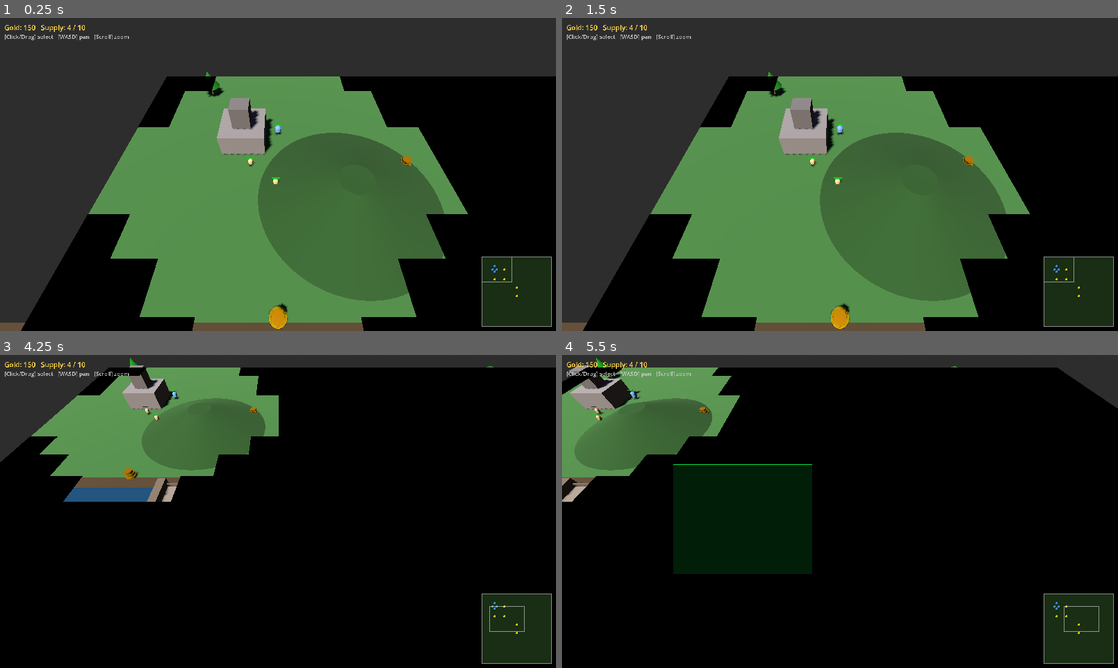
Above: before the commit, frames 1-4 (two rows, left to right).
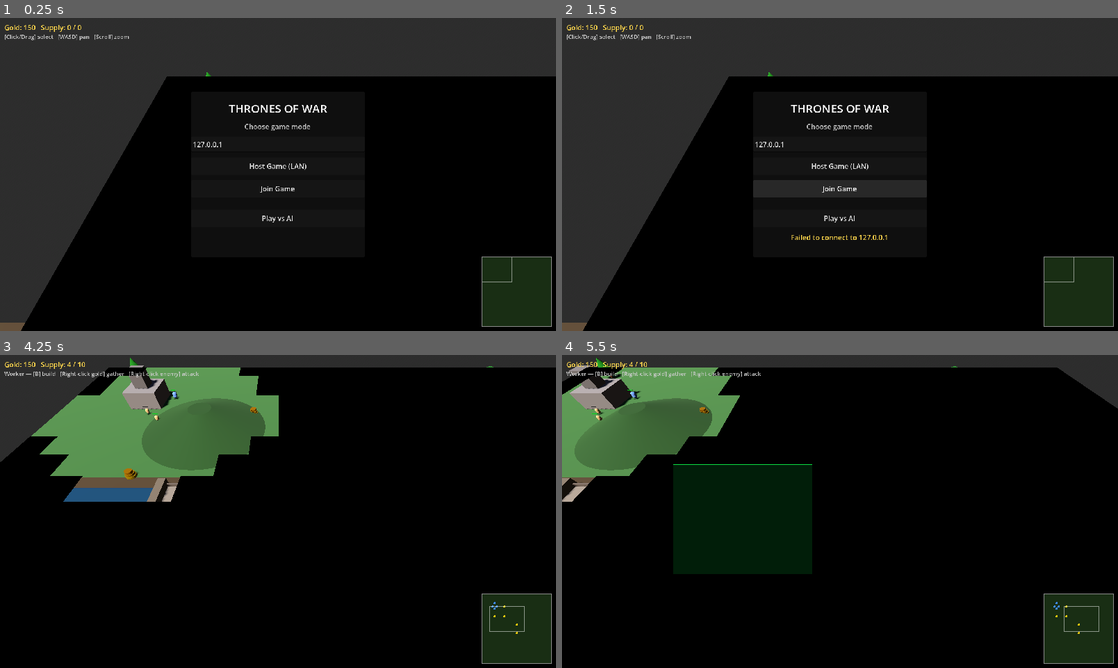
Above: after the commit, the same moments.

Repository: mrlmarketingllc-ops/thrones-of-war-godot
Game: Godot game, scene res://scenes/game.tscn
Same seed, same stepped clock (60 frames per second), same inputs: the game is played once before the commit and once after it.
Inputs (mouse positions are in pixels of both pictures, inside the frame that each line leads up to):
- Up to frame 1 (0.25 s): no input
- Up to frame 2 (1.5 s): click (840, 165) at 0.5 s, where only the run after the commit has a clickable "Host Game (LAN)"; click (840, 190) at 1.25 s, where only the run after the commit has a clickable "Join Game"
- Up to frame 3 (4.25 s): click (278, 555) at 2 s, where only the run after the commit has a clickable "Play vs AI"; tap Enter at 2.75 s; move the mouse to (400, 495) at 2.77 s; hold Right 2.78-3.5 s; hold S (cam_down) 2.78-3.5 s; click (400, 495) at 2.92 s; drag from (166, 527) to (250, 574) at 3.52 s
- Up to frame 4 (5.5 s): move the mouse to (895, 442) at 4.27 s; hold Right 4.28-5 s; hold D (cam_right) 4.28-5 s; drag from (812, 574) to (673, 464) at 5.02 s

The runs differ from the first frame. In frame 1, 40% of the frame differs, in the area x 2-94%, y 2-100%; in frame 2, 40%; in frame 3, 0.3%; in frame 4, 0.3%.

Commit message:
Add LAN PvP multiplayer with lobby screen
- Lobby panel (Host / Join / Play vs AI) shown on launch
- ENetMultiplayerPeer on port 7777; host is player1 (North), client is player2 (Wildlings)
- Both machines spawn identical deterministic starting state via _pvp_spawn_all; net_id on every unit/building for cross-machine lookup
- Movement, attack and gather commands relayed as RPCs so both machines execute them simultaneously
- Trained units spawned via _rpc_net_spawn so both machines get them
- All hardcoded "player1" strings replaced with local_owner throughout selection, fog and supply tracking
- AI waves disabled in PvP mode; camera placed at ENEMY_START for player2

Co-Authored-By: Claude Sonnet 4.6 <noreply@anthropic.com>

Diff:
--- a/scripts/building.gd
+++ b/scripts/building.gd
@@ -6,6 +6,7 @@
 
 var supply_provided : int    = 0
 var owner_id        : String = ""
+var net_id          : int    = 0
 
 var production_queue : Array[String] = []
 var production_timer : float         = 0.0
--- a/scripts/game.gd
+++ b/scripts/game.gd
@@ -43,9 +43,9 @@
 		# Units (hide enemy dots when they're in fog)
 		for u_node in game_ref.all_units:
 			var u := u_node as Unit
-			if not u.visible and u.owner_id != "player1":
+			if not u.visible and u.owner_id != game_ref.local_owner:
 				continue
-			var col : Color = Color(0.25, 0.55, 1.0) if u.owner_id == "player1" else Color(1.0, 0.22, 0.22)
+			var col : Color = Color(0.25, 0.55, 1.0) if u.owner_id == game_ref.local_owner else Color(1.0, 0.22, 0.22)
 			draw_circle(_w2m(u.global_position), 2.5, col)
 
 		# Camera view indicator
@@ -137,6 +137,19 @@
 var _wave_timer  : float  = 90.0   # seconds until next enemy wave
 var _spawn_timer : float  = 45.0   # seconds until next enemy reinforcement
 
+# PvP networking
+var is_pvp         : bool                = false
+var local_owner    : String              = "player1"
+var _enet          : ENetMultiplayerPeer = null
+var _net_seq       : int                 = 0
+var _p1_seq        : int                 = 100
+var _p2_seq        : int                 = 10000
+var _net_units     : Dictionary          = {}
+var _net_buildings : Dictionary          = {}
+var _lobby_layer   : CanvasLayer         = null
+var _lobby_status  : Label               = null
+var _lobby_ip      : LineEdit            = null
+
 # ════════════════════════════════════════════════════════════════════════════
 # Lifecycle
 # ════════════════════════════════════════════════════════════════════════════
@@ -145,10 +158,7 @@
 	_build_scene()
 	_setup_fog()
 	_setup_ui()
-	_spawn_starting_buildings()
-	_spawn_resource_nodes()
-	_spawn_starting_units()
-	_spawn_enemy_units()
+	_show_lobby()
 
 # ════════════════════════════════════════════════════════════════════════════
 # Scene construction
@@ -740,11 +750,249 @@
 func _on_unit_died(unit: Unit) -> void:
 	all_units.erase(unit)
 	selected.erase(unit)
-	if unit.owner_id == "player1":
+	if unit.owner_id == local_owner:
 		player_supply -= unit.supply_cost
+	if is_pvp:
+		_net_units.erase(unit.net_id)
 
 func _on_production_complete(unit_id: String, spawn_pos: Vector3) -> void:
-	_spawn_unit(spawn_pos, unit_id)
+	if is_pvp:
+		var nid : int = _next_net_id()
+		_rpc_net_spawn.rpc(local_owner, unit_id, spawn_pos.x, spawn_pos.z, nid)
+	else:
+		_spawn_unit(spawn_pos, unit_id)
+
+# ════════════════════════════════════════════════════════════════════════════
+# Lobby
+# ════════════════════════════════════════════════════════════════════════════
+func _show_lobby() -> void:
+	_lobby_layer        = CanvasLayer.new()
+	_lobby_layer.layer  = 10
+	add_child(_lobby_layer)
+
+	var panel := Panel.new()
+	panel.anchor_left   = 0.5
+	panel.anchor_top    = 0.5
+	panel.anchor_right  = 0.5
+	panel.anchor_bottom = 0.5
+	panel.offset_left   = -200.0
+	panel.offset_top    = -190.0
+	panel.offset_right  = 200.0
+	panel.offset_bottom = 190.0
+	_lobby_layer.add_child(panel)
+
+	var vbox := VBoxContainer.new()
+	vbox.set_anchors_preset(Control.PRESET_FULL_RECT)
+	vbox.add_theme_constant_override("separation", 12)
+	panel.add_child(vbox)
+
+	var pad := Control.new()
+	pad.custom_minimum_size = Vector2(0.0, 8.0)
+	vbox.add_child(pad)
+
+	var title := Label.new()
+	title.text = "THRONES OF WAR"
+	title.add_theme_font_size_override("font_size", 26)
+	title.horizontal_alignment = HORIZONTAL_ALIGNMENT_CENTER
+	vbox.add_child(title)
+
+	var sub := Label.new()
+	sub.text = "Choose game mode"
+	sub.horizontal_alignment = HORIZONTAL_ALIGNMENT_CENTER
+	sub.add_theme_color_override("font_color", Color(0.75, 0.75, 0.75))
+	vbox.add_child(sub)
+
+	_lobby_ip                     = LineEdit.new()
+	_lobby_ip.placeholder_text    = "Host IP for Join  (e.g. 192.168.1.5)"
+	_lobby_ip.text                = "127.0.0.1"
+	_lobby_ip.custom_minimum_size = Vector2(0.0, 36.0)
+	vbox.add_child(_lobby_ip)
+
+	var btn_host := Button.new()
+	btn_host.text                = "Host Game (LAN)"
+	btn_host.custom_minimum_size = Vector2(0.0, 40.0)
+	btn_host.pressed.connect(_host_game)
+	vbox.add_child(btn_host)
+
+	var btn_join := Button.new()
+	btn_join.text                = "Join Game"
+	btn_join.custom_minimum_size = Vector2(0.0, 40.0)
+	btn_join.pressed.connect(_join_game)
+	vbox.add_child(btn_join)
+
+	vbox.add_child(HSeparator.new())
+
+	var btn_solo := Button.new()
+	btn_solo.text                = "Play vs AI"
+	btn_solo.custom_minimum_size = Vector2(0.0, 40.0)
+	btn_solo.pressed.connect(_begin_solo)
+	vbox.add_child(btn_solo)
+
+	_lobby_status                      = Label.new()
+	_lobby_status.horizontal_alignment = HORIZONTAL_ALIGNMENT_CENTER
+	_lobby_status.add_theme_color_override("font_color", Color(1.0, 0.85, 0.3))
+	vbox.add_child(_lobby_status)
+
+func _host_game() -> void:
+	_enet = ENetMultiplayerPeer.new()
+	var err : int = _enet.create_server(7777, 2)
+	if err != OK:
+		_lobby_status.text = "Failed to open port 7777"
+		return
+	multiplayer.multiplayer_peer = _enet
+	multiplayer.peer_connected.connect(_on_peer_connected)
+	_lobby_status.text = "Waiting for opponent on port 7777..."
+
+func _join_game() -> void:
+	var ip : String = _lobby_ip.text.strip_edges()
+	_enet = ENetMultiplayerPeer.new()
+	var err : int = _enet.create_client(ip, 7777)
+	if err != OK:
+		_lobby_status.text = "Failed to connect to " + ip
+		return
+	multiplayer.multiplayer_peer = _enet
+	multiplayer.connected_to_server.connect(_on_joined_server)
+	multiplayer.connection_failed.connect(_on_connection_failed)
+	local_owner    = "player2"
+	player_faction = "wildlings"
+	_lobby_status.text = "Connecting to " + ip + "..."
+
+func _on_peer_connected(_id: int) -> void:
+	_lobby_status.text = "Opponent connected!  Starting..."
+	await get_tree().process_frame
+	_rpc_begin_pvp.rpc()
+
+func _on_joined_server() -> void:
+	_lobby_status.text = "Connected — waiting for host..."
+
+func _on_connection_failed() -> void:
+	_lobby_status.text = "Connection failed."
+
+func _begin_solo() -> void:
+	_close_lobby()
+	_spawn_starting_buildings()
+	_spawn_resource_nodes()
+	_spawn_starting_units()
+	_spawn_enemy_units()
+
+func _close_lobby() -> void:
+	if _lobby_layer != null:
+		_lobby_layer.queue_free()
+		_lobby_layer = null
+
+# ════════════════════════════════════════════════════════════════════════════
+# PvP game start
+# ════════════════════════════════════════════════════════════════════════════
+@rpc("authority", "call_local", "reliable")
+func _rpc_begin_pvp() -> void:
+	is_pvp = true
+	if multiplayer.get_unique_id() != 1:
+		local_owner    = "player2"
+		player_faction = "wildlings"
+		camera_rig.position = ENEMY_START
+	_close_lobby()
+	_pvp_spawn_all()
+
+func _pvp_spawn_all() -> void:
+	_spawn_resource_nodes()
+	_pvp_spawn_building(PLAYER_START + Vector3(-4.0, 0.0, -4.0), "great_hall",     "player1")
+	_pvp_spawn_unit(PLAYER_START + Vector3( 3.0, 0.0,  0.0), "smallfolk",          "player1")
+	_pvp_spawn_unit(PLAYER_START + Vector3(-3.0, 0.0,  0.0), "smallfolk",          "player1")
+	_pvp_spawn_unit(PLAYER_START + Vector3( 0.0, 0.0,  3.0), "smallfolk",          "player1")
+	_pvp_spawn_unit(PLAYER_START + Vector3( 0.0, 0.0, -5.0), "levy_spearman",      "player1")
+	_pvp_spawn_building(ENEMY_START + Vector3(-4.0, 0.0, -4.0), "great_tent",      "player2")
+	_pvp_spawn_unit(ENEMY_START + Vector3( 3.0, 0.0,  0.0), "forager",             "player2")
+	_pvp_spawn_unit(ENEMY_START + Vector3(-3.0, 0.0,  0.0), "forager",             "player2")
+	_pvp_spawn_unit(ENEMY_START + Vector3( 0.0, 0.0,  3.0), "forager",             "player2")
+	_pvp_spawn_unit(ENEMY_START + Vector3( 0.0, 0.0, -5.0), "raider",              "player2")
+
+func _pvp_spawn_building(pos: Vector3, bldg_id: String, owner: String) -> void:
+	_net_seq += 1
+	var b = BuildingScene.instantiate()
+	b.building_id = bldg_id
+	b.owner_id    = owner
+	b.net_id      = _net_seq
+	b.position    = pos
+	if owner == local_owner:
+		b.production_complete.connect(_on_production_complete)
+	add_child(b)
+	all_buildings.append(b)
+	_net_buildings[_net_seq] = b
+	if owner == local_owner:
+		main_building      = b
+		player_max_supply += (b as Building).supply_provided
+
+func _pvp_spawn_unit(pos: Vector3, uid: String, owner: String) -> void:
+	_net_seq += 1
+	var u = UnitScene.instantiate()
+	u.unit_id  = uid
+	u.owner_id = owner
+	u.net_id   = _net_seq
+	u.position = pos
+	if owner == local_owner:
+		u.deposited_gold.connect(_on_gold_deposited)
+	u.died.connect(_on_unit_died.bind(u))
+	add_child(u)
+	all_units.append(u)
+	_net_units[_net_seq] = u
+	if owner == local_owner:
+		player_supply += u.supply_cost
+
+func _next_net_id() -> int:
+	if local_owner == "player1":
+		_p1_seq += 1
+		return _p1_seq
+	else:
+		_p2_seq += 1
+		return _p2_seq
+
+# ════════════════════════════════════════════════════════════════════════════
+# RPC commands
+# ════════════════════════════════════════════════════════════════════════════
+@rpc("any_peer", "call_local", "reliable")
+func _rpc_cmd_move(nid: int, tx: float, tz: float) -> void:
+	var u : Unit = _net_units.get(nid) as Unit
+	if u == null or not is_instance_valid(u):
+		return
+	u.move_to(Vector3(tx, 0.0, tz))
+
+@rpc("any_peer", "call_local", "reliable")
+func _rpc_cmd_attack(attacker_nid: int, target_nid: int) -> void:
+	var attacker : Unit = _net_units.get(attacker_nid) as Unit
+	var target   : Unit = _net_units.get(target_nid)   as Unit
+	if attacker == null or not is_instance_valid(attacker):
+		return
+	if target == null or not is_instance_valid(target):
+		return
+	attacker.attack(target)
+
+@rpc("any_peer", "call_local", "reliable")
+func _rpc_cmd_gather(worker_nid: int, rn_idx: int, deposit_nid: int) -> void:
+	var worker  : Unit     = _net_units.get(worker_nid)      as Unit
+	var deposit : Building = _net_buildings.get(deposit_nid) as Building
+	if worker == null or not is_instance_valid(worker):
+		return
+	if deposit == null or not is_instance_valid(deposit):
+		return
+	if rn_idx < 0 or rn_idx >= resource_nodes.size():
+		return
+	worker.gather_from(resource_nodes[rn_idx] as ResourceNode, deposit)
+
+@rpc("any_peer", "call_local", "reliable")
+func _rpc_net_spawn(owner: String, uid: String, px: float, pz: float, nid: int) -> void:
+	var u = UnitScene.instantiate()
+	u.unit_id  = uid
+	u.owner_id = owner
+	u.net_id   = nid
+	u.position = Vector3(px, 0.0, pz)
+	if owner == local_owner:
+		u.deposited_gold.connect(_on_gold_deposited)
+	u.died.connect(_on_unit_died.bind(u))
+	add_child(u)
+	all_units.append(u)
+	_net_units[nid] = u
+	if owner == local_owner:
+		player_supply += u.supply_cost
 
 # ════════════════════════════════════════════════════════════════════════════
 # Fog of war
@@ -786,7 +1034,7 @@
 	var unit_xz : Array[Vector2] = []
 	for u_node in all_units:
 		var u := u_node as Unit
-		if u.owner_id == "player1":
+		if u.owner_id == local_owner:
 			unit_xz.append(Vector2(u.global_position.x, u.global_position.z))
 
 	var vis_r_sq  : float = VISION_R * VISION_R
@@ -830,7 +1078,7 @@
 	# Hide enemy units that are outside any player unit's vision
 	for u_node in all_units:
 		var u := u_node as Unit
-		if u.owner_id == "player1":
+		if u.owner_id == local_owner:
 			continue
 		u.visible = _is_world_pos_visible(u.global_position)
 
@@ -869,18 +1117,19 @@
 	if _fog_tick >= 8:
 		_fog_tick = 0
 		_update_fog()
-	_ai_tick += 1
-	if _ai_tick >= 30:
-		_ai_tick = 0
-		_update_enemy_ai()
-	_wave_timer -= delta
-	if _wave_timer <= 0.0:
-		_wave_timer = 90.0
-		_launch_enemy_wave()
-	_spawn_timer -= delta
-	if _spawn_timer <= 0.0:
-		_spawn_timer = 45.0
-		_try_spawn_enemy()
+	if not is_pvp:
+		_ai_tick += 1
+		if _ai_tick >= 30:
+			_ai_tick = 0
+			_update_enemy_ai()
+		_wave_timer -= delta
+		if _wave_timer <= 0.0:
+			_wave_timer = 90.0
+			_launch_enemy_wave()
+		_spawn_timer -= delta
+		if _spawn_timer <= 0.0:
+			_spawn_timer = 45.0
+			_try_spawn_enemy()
 	_update_hud()
 
 func _pan_camera(delta: float) -> void:
@@ -989,12 +1238,12 @@
 func _pick_at(screen_pos: Vector2) -> void:
 	_deselect_all()
 	var hit = _raycast_layer(screen_pos, 2)
-	if hit is Unit and (hit as Unit).owner_id == "player1":
+	if hit is Unit and (hit as Unit).owner_id == local_owner:
 		(hit as Unit).select(true)
 		selected.append(hit)
 		return
 	hit = _raycast_layer(screen_pos, 3)
-	if hit is Building:
+	if hit is Building and (hit as Building).owner_id == local_owner:
 		selected.append(hit)
 
 func _finish_box_select(end_pos: Vector2) -> void:
@@ -1005,7 +1254,7 @@
 	)
 	for u in all_units:
 		var unit := u as Unit
-		if unit.owner_id != "player1":
+		if unit.owner_id != local_owner:
 			continue
 		var screen := camera.unproject_position(unit.global_position + Vector3(0.0, 0.65, 0.0))
 		if rect.has_point(screen):
@@ -1033,22 +1282,29 @@
 
 	# Priority 1 — right-click on enemy unit → attack
 	var hit_unit = _raycast_layer(screen_pos, 2)
-	if hit_unit is Unit and (hit_unit as Unit).owner_id != "player1":
+	if hit_unit is Unit and (hit_unit as Unit).owner_id != local_owner:
 		var sel_units := _get_selected_units()
 		if not sel_units.is_empty():
 			for u in sel_units:
-				(u as Unit).attack(hit_unit as Unit)
+				if is_pvp:
+					_rpc_cmd_attack.rpc((u as Unit).net_id, (hit_unit as Unit).net_id)
+				else:
+					(u as Unit).attack(hit_unit as Unit)
 			return
 
 	# Priority 2 — right-click on resource node with workers selected → gather
 	var rn = _raycast_layer(screen_pos, 4)
-	if rn is ResourceNode and not rn.is_depleted():
+	if rn is ResourceNode and not (rn as ResourceNode).is_depleted():
 		var workers := _get_selected_units().filter(
 			func(e): return (e as Unit).unit_type == Unit.UnitType.WORKER
 		)
 		if not workers.is_empty() and main_building != null:
 			for w in workers:
-				(w as Unit).gather_from(rn as ResourceNode, main_building)
+				if is_pvp:
+					var rn_idx : int = resource_nodes.find(rn)
+					_rpc_cmd_gather.rpc((w as Unit).net_id, rn_idx, main_building.net_id)
+				else:
+					(w as Unit).gather_from(rn as ResourceNode, main_building)
 			return
 
 	# Priority 3 — right-click on ground → move
@@ -1058,7 +1314,12 @@
 	var units := _get_selected_units()
 	var count := units.size()
 	for i in count:
-		(units[i] as Unit).move_to(world_pos + _formation_offset(i, count))
+		var offset : Vector3 = _formation_offset(i, count)
+		var target : Vector3 = world_pos + offset
+		if is_pvp:
+			_rpc_cmd_move.rpc((units[i] as Unit).net_id, target.x, target.z)
+		else:
+			(units[i] as Unit).move_to(target)
 
 func _try_train_by_slot(slot: int) -> void:
 	for b_node in _get_selected_buildings():
@@ -1100,6 +1361,8 @@
 	return result
 
 func _place_building(world_pos: Vector3, bldg_id: String) -> void:
+	if is_pvp:
+		return
 	var bdata : Dictionary = Data.BUILDINGS.get(bldg_id, {})
 	var cost  : int        = bdata.get("gold_cost", 0)
 	if player_gold < cost:
--- a/scripts/unit.gd
+++ b/scripts/unit.gd
@@ -8,6 +8,7 @@
 # ── Identity — set unit_id and owner_id BEFORE adding to scene tree ──────────
 var unit_id  : String = "levy_spearman"
 var owner_id : String = "player1"
+var net_id   : int    = 0
 
 # Loaded from Data.UNITS[unit_id] in _ready()
 var unit_type       : UnitType = UnitType.SOLDIER
